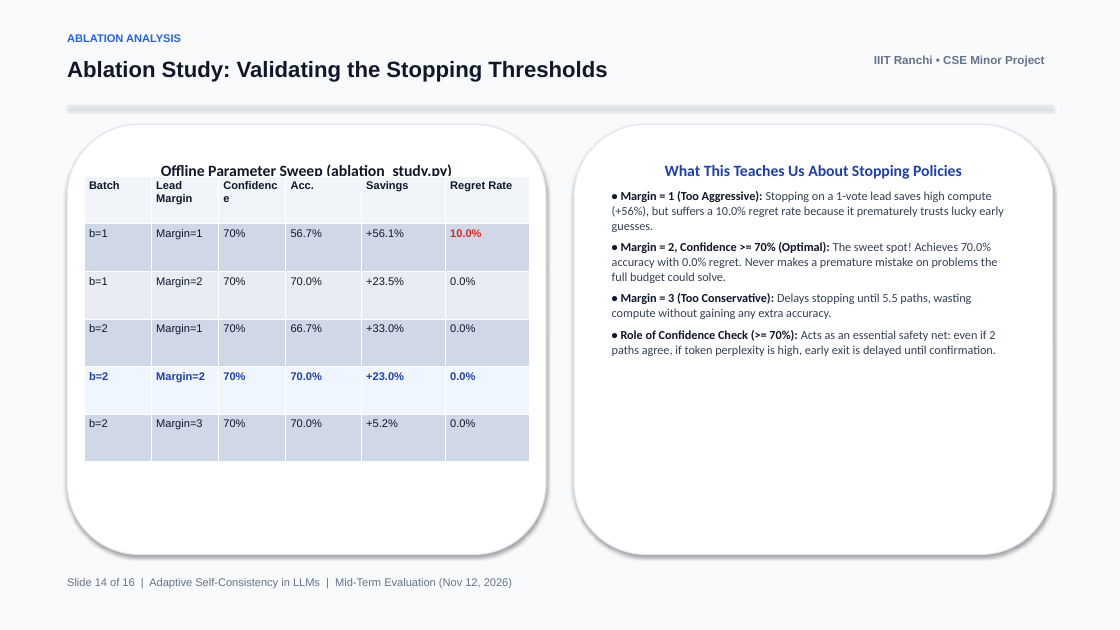
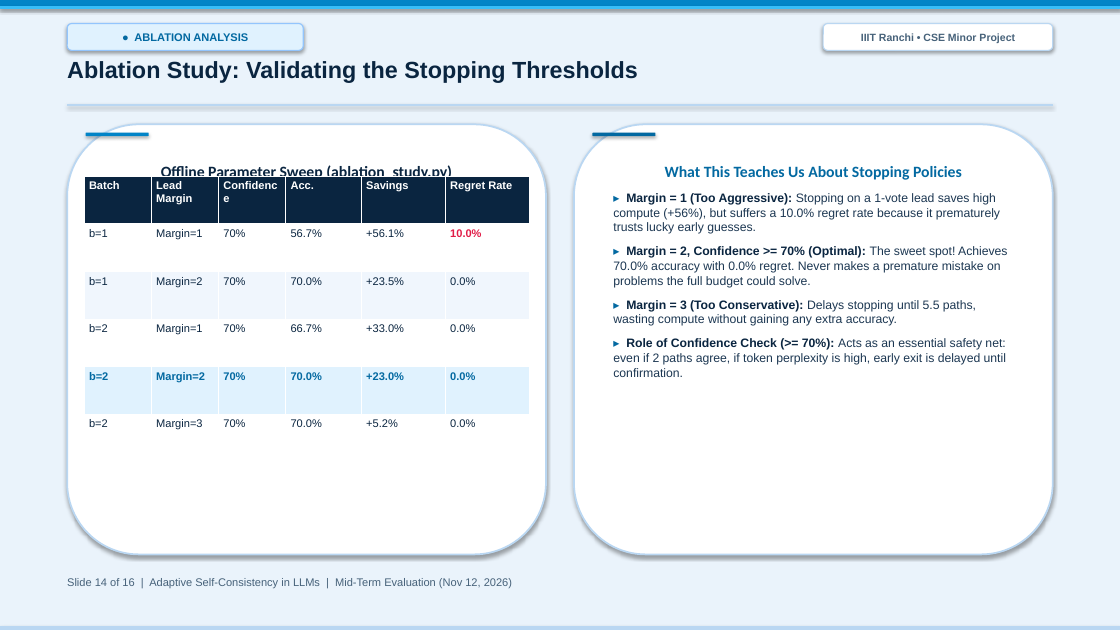
Before and after one commit to AbhinavKr0110/minor_project, a slide deck: slide 14 of presentation.pptx. Drawn at 1120x630 pixels with LibreOffice and Linux fonts; fonts in the diff are those of the drawing. Boxes give left, top, right and bottom in pixels: in the first picture for what was removed or moved away, otherwise in the second. Text is boxed around its words. In the diff, an @@ line names an element or a change of style, - is before the commit and + after.

```diff
--- a/presentation.pptx
+++ b/presentation.pptx
@@ rectangle at <box>0,0,1120,630</box>: fill #F8FAFC to #EAF3FB; outline #F8FAFC 0.75 pt to #EAF3FB 0.75 pt @@
@@ rectangle added at <box>0,0,1120,7</box>, fill #0284C7, outline #0284C7 0.75 pt @@
@@ rectangle added at <box>0,7,1120,8</box>, fill #38BDF8, outline #38BDF8 0.75 pt @@
@@ rounded rectangle "● ABLATION ANALYSIS": place and size @@
-rounded rectangle "● ABLATION ANALYSIS" at <box>67,34,181,42</box>
+rounded rectangle "● ABLATION ANALYSIS" at <box>67,24,303,50</box>
@@ rounded rectangle "● ABLATION ANALYSIS" at <box>67,24,303,50</box>: vertical alignment top to middle; fill none to #E0F2FE; outline none to #93C5FD 1 pt; shadow on @@
@@ rounded rectangle "IIIT Ranchi • CSE Minor ...": place and size @@
-rounded rectangle "IIIT Ranchi • CSE Minor ..." at <box>874,55,1044,67</box>
+rounded rectangle "IIIT Ranchi • CSE Minor ..." at <box>823,24,1053,50</box>
@@ rounded rectangle "IIIT Ranchi • CSE Minor ..." at <box>823,24,1053,50</box>: size 10 to 9 pt, text colour #64748B to #47627A; alignment right to centre; vertical alignment top to middle; fill none to #FFFFFF; outline none to #BAD7F2 1 pt; shadow on @@
@@ text "Ablation Study: Validating the Stopping ..." at <box>67,61,638,83</box>: size 19 to 20 pt, text colour #0F172A to #0A2540 @@
@@ text in rounded rectangle at <box>134,33,248,41</box>: text changed; text colour #2563EB to #0369A1 @@
-ABLATION ANALYSIS
+● ABLATION ANALYSIS
@@ rectangle at <box>67,104,1053,106</box>: fill #E2E8F0 to #BAD7F2; outline #E2E8F0 0.75 pt to #BAD7F2 0.75 pt @@
@@ rounded rectangle "Offline Parameter Sweep (ablation_study.py)" at <box>67,124,546,555</box>: text colour #0F172A to #0A2540; outline #E2E8F0 1 pt to #BAD7F2 1.5 pt @@
@@ rounded rectangle added at <box>86,133,149,136</box>, fill #0284C7 @@
@@ rounded rectangle "What This Teaches Us About ..." at <box>574,124,1053,555</box>: outline #E2E8F0 1 pt to #BAD7F2 1.5 pt @@
@@ rounded rectangle added at <box>592,133,655,136</box>, fill #0369A1 @@
@@ table at <box>84,176,529,462</box> @@
@@ fill #F1F5F9 to #0A2540 in row 1 @@
@@ fill #D0D8E8 to #FFFFFF in 18 cells @@
@@ fill #E9EDF4 to #F0F6FD in row 3 @@
@@ fill #EFF6FF to #E0F2FE in row 5 @@
@@ text colour #0F172A to #FFFFFF in "Batch", "Lead Margin", "Confidence", "Acc." and 2 more places @@
@@ text colour #0F172A to #0A2540 in "b=1", "Margin=1", "70%", "56.7%" and 19 more places @@
@@ text colour #DC2626 to #E11D48 in "10.0%" @@
@@ text colour #1E40AF to #0369A1 in "b=2", "Margin=2", "70%", "70.0%" and 2 more places @@
@@ text in rounded rectangle at <box>665,166,962,180</box>: text colour #1E40AF to #0369A1 in "What This Teaches Us About Stopping Policies" @@
@@ text in rounded rectangle at <box>613,193,1007,377</box>: text changed; font Calibri to Arial; text colour #334155 to #1C3752 @@
-• Margin = 1 (Too Aggressive): Stopping on a 1-vote lead saves high compute (+56%), but suffers a 10.0% regret rate because it prematurely trusts lucky early guesses.
-• Margin = 2, Confidence >= 70% (Optimal): The sweet spot! Achieves 70.0% accuracy with 0.0% regret. Never makes a premature mistake on problems the full budget could solve.
-• Margin = 3 (Too Conservative): Delays stopping until 5.5 paths, wasting compute without gaining any extra accuracy.
-• Role of Confidence Check (>= 70%): Acts as an essential safety net: even if 2 paths agree, if token perplexity is high, early exit is delayed until confirmation.
+▸ Margin = 1 (Too Aggressive): Stopping on a 1-vote lead saves high compute (+56%), but suffers a 10.0% regret rate because it prematurely trusts lucky early guesses.
+▸ Margin = 2, Confidence >= 70% (Optimal): The sweet spot! Achieves 70.0% accuracy with 0.0% regret. Never makes a premature mistake on problems the full budget could solve.
+▸ Margin = 3 (Too Conservative): Delays stopping until 5.5 paths, wasting compute without gaining any extra accuracy.
+▸ Role of Confidence Check (>= 70%): Acts as an essential safety net: even if 2 paths agree, if token perplexity is high, early exit is delayed until confirmation.
@@ text "Slide 14 of 16 | ..." at <box>67,578,512,588</box>: text colour #64748B to #47627A @@
@@ rectangle added at <box>0,627,1120,630</box>, fill #BAD7F2, outline #BAD7F2 0.75 pt @@
```
Also in this commit, not shown: 15 other slides changed, 4 other files.
